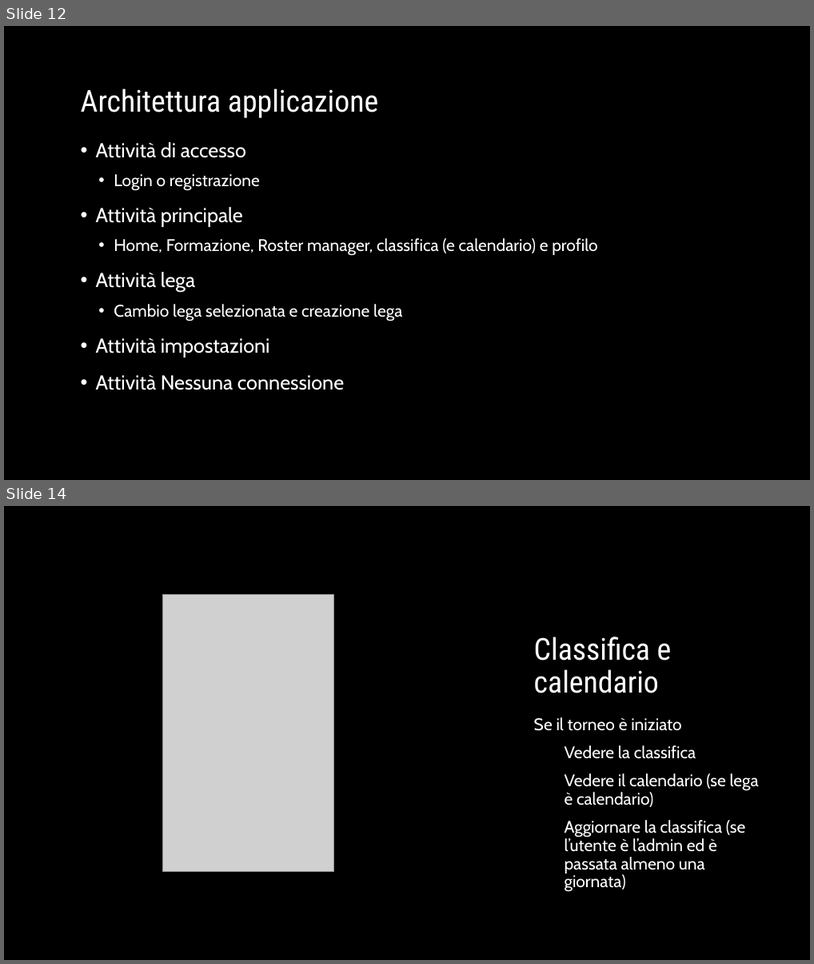
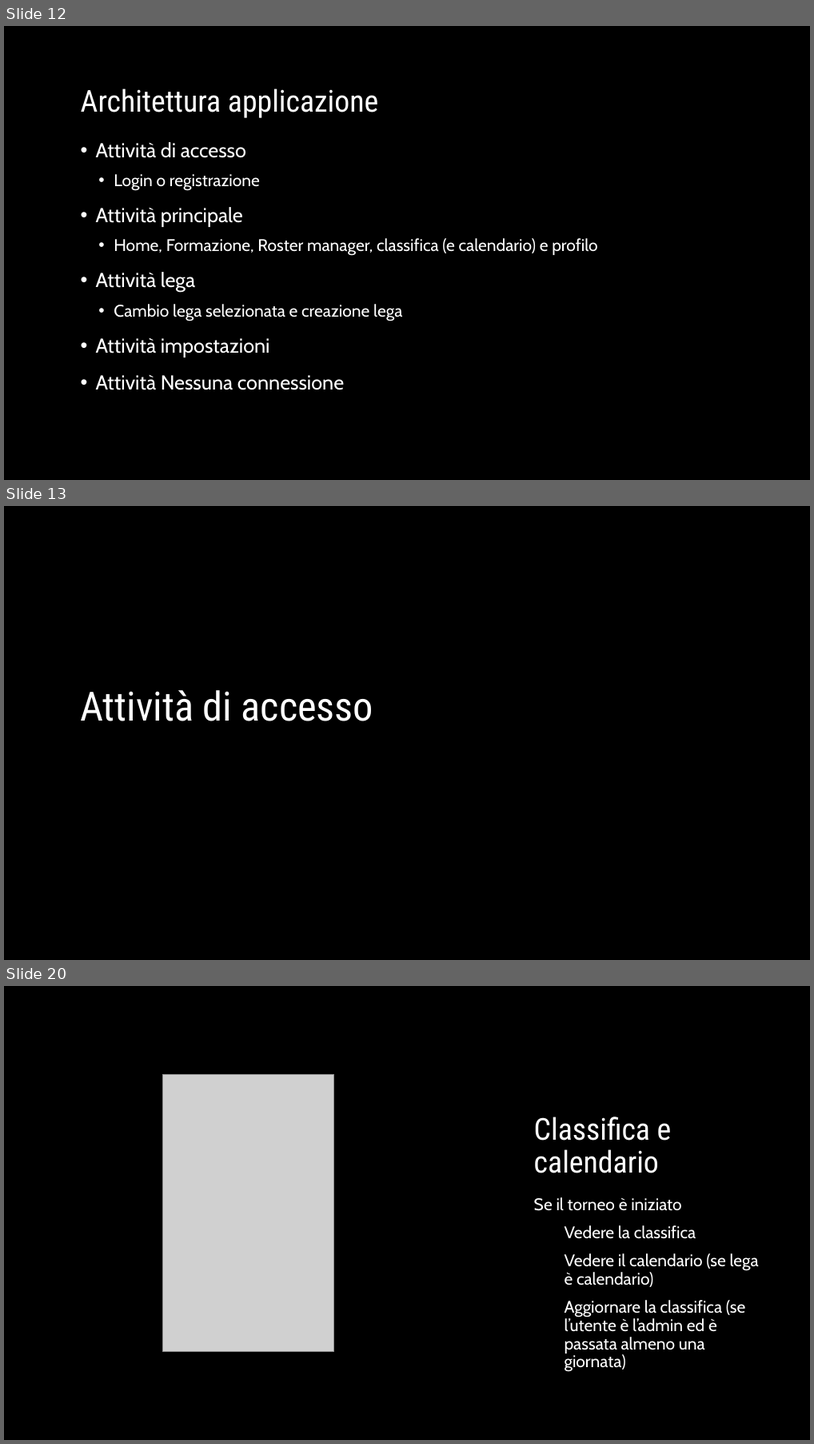
Before and after one commit to GiovanniMarchetto/Fantabasket, a slide deck: Fanta-basket.pptx. Shown one above the other, each under a label of ours: slides 12 and 14 before the commit, slides 12, 13 and 20 after it; the slides between them are not shown. The pictures are 814x964 and 814x1444 pixels, drawn with LibreOffice and Linux fonts; fonts in the diff are those of the drawing; grey boxes stand for pictures; background and template pictures are left out. Boxes give left, top, right and bottom in pixels: in the first picture for what was removed or moved away, otherwise in the second. Text is boxed around its words. In the diff, an @@ line names an element or a change of style, - is before the commit and + after.

```diff
--- a/Fanta-basket.pptx
+++ b/Fanta-basket.pptx
@@ slide 13 added at (x1=4, y1=506, x2=810, y2=960), background picture (left out) @@
@@ title added at (x1=80, y1=690, x2=374, y2=721), 48 pt, text #FFFFFF @@
+Attività di accesso
@@ what was slide 14 is now slide 20 @@
```
Also in this commit, not shown: 4 slides changed, 13 other slides added, 8 other files.
